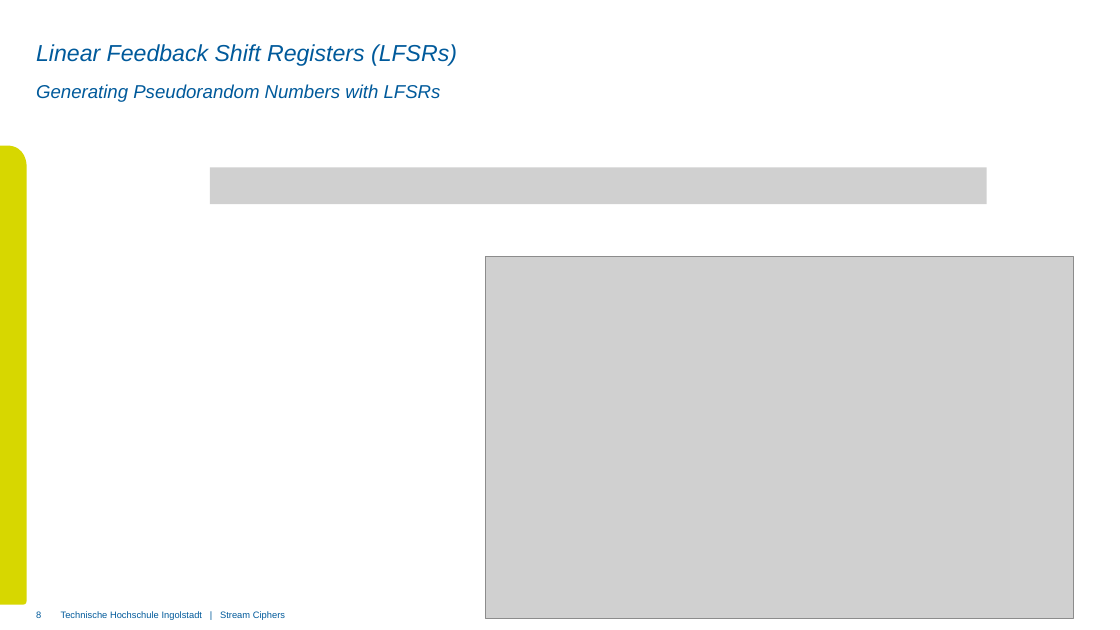
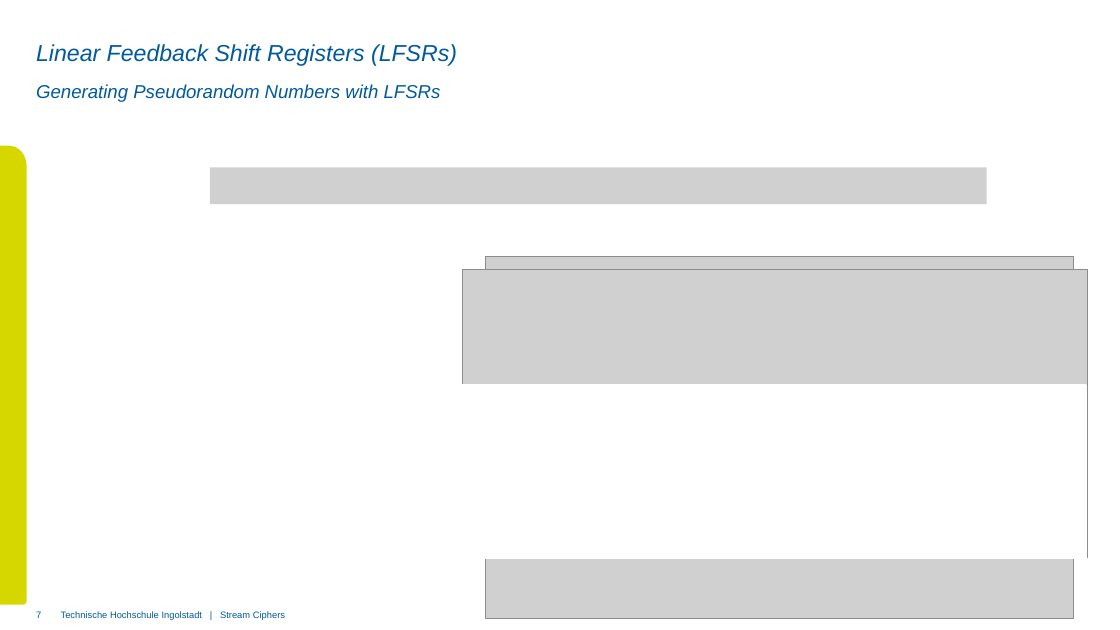
Before and after one commit to xThale/crypto-stream-ciphers, a slide deck: slide 7 of Präsentation/Presentation Unmerged Carl.pptx (slide 8 before the commit). Drawn at 1120x630 pixels with LibreOffice and Linux fonts; fonts in the diff are those of the drawing; grey boxes stand for pictures; background and template pictures are left out. Boxes give left, top, right and bottom in pixels: in the first picture for what was removed or moved away, otherwise in the second. Text is boxed around its words. In the diff, an @@ line names an element or a change of style, - is before the commit and + after.

```diff
--- a/Präsentation/Presentation Unmerged Carl.pptx
+++ b/Präsentation/Presentation Unmerged Carl.pptx
@@ picture added at (x1=462, y1=269, x2=1087, y2=558) @@
@@ rectangle added at (x1=462, y1=386, x2=1086, y2=558), fill #FFFFFF, outline #FFFFFF 2 pt @@
@@ page number at (x1=36, y1=611, x2=41, y2=618): text changed @@
-8
+7
```
Also in this commit, not shown: 9 other slides changed, 45 slides removed.
